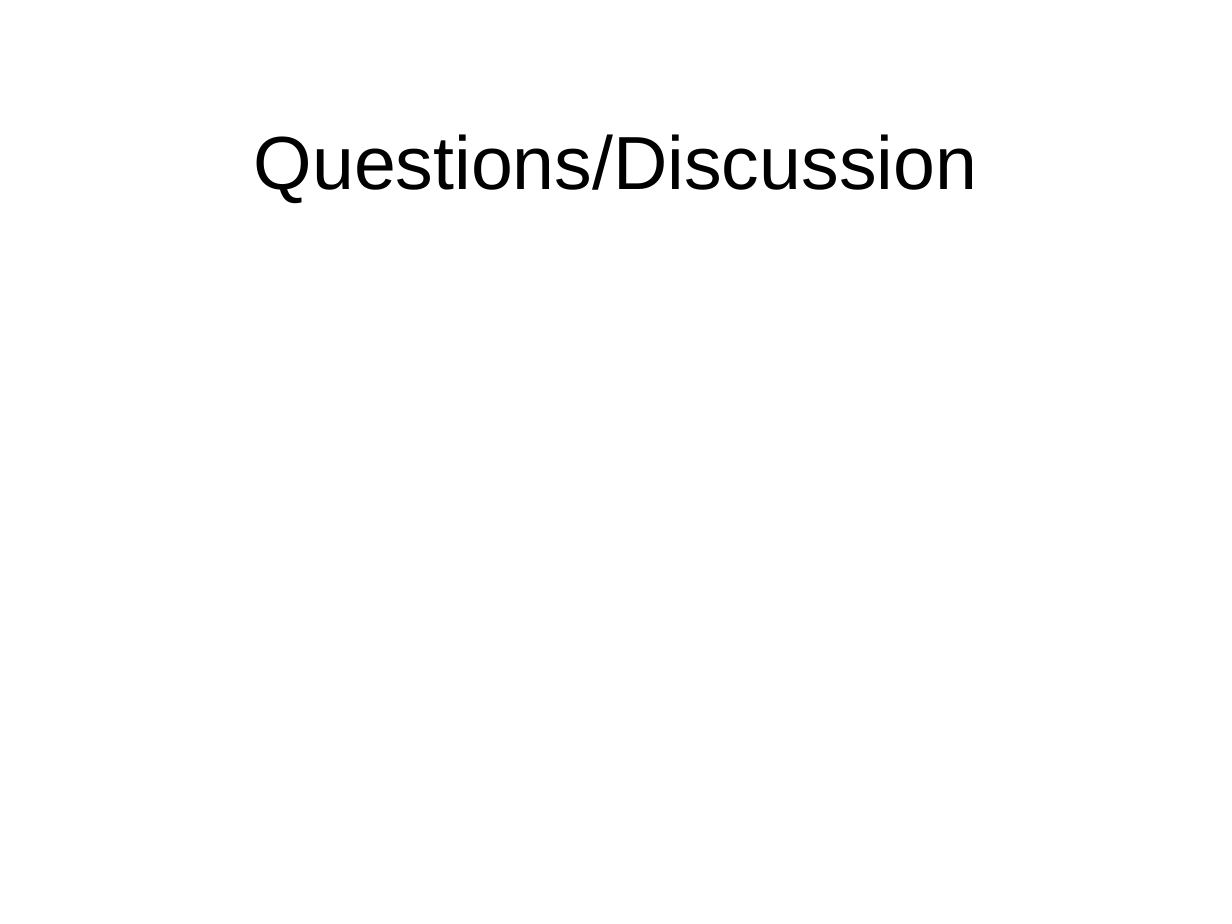
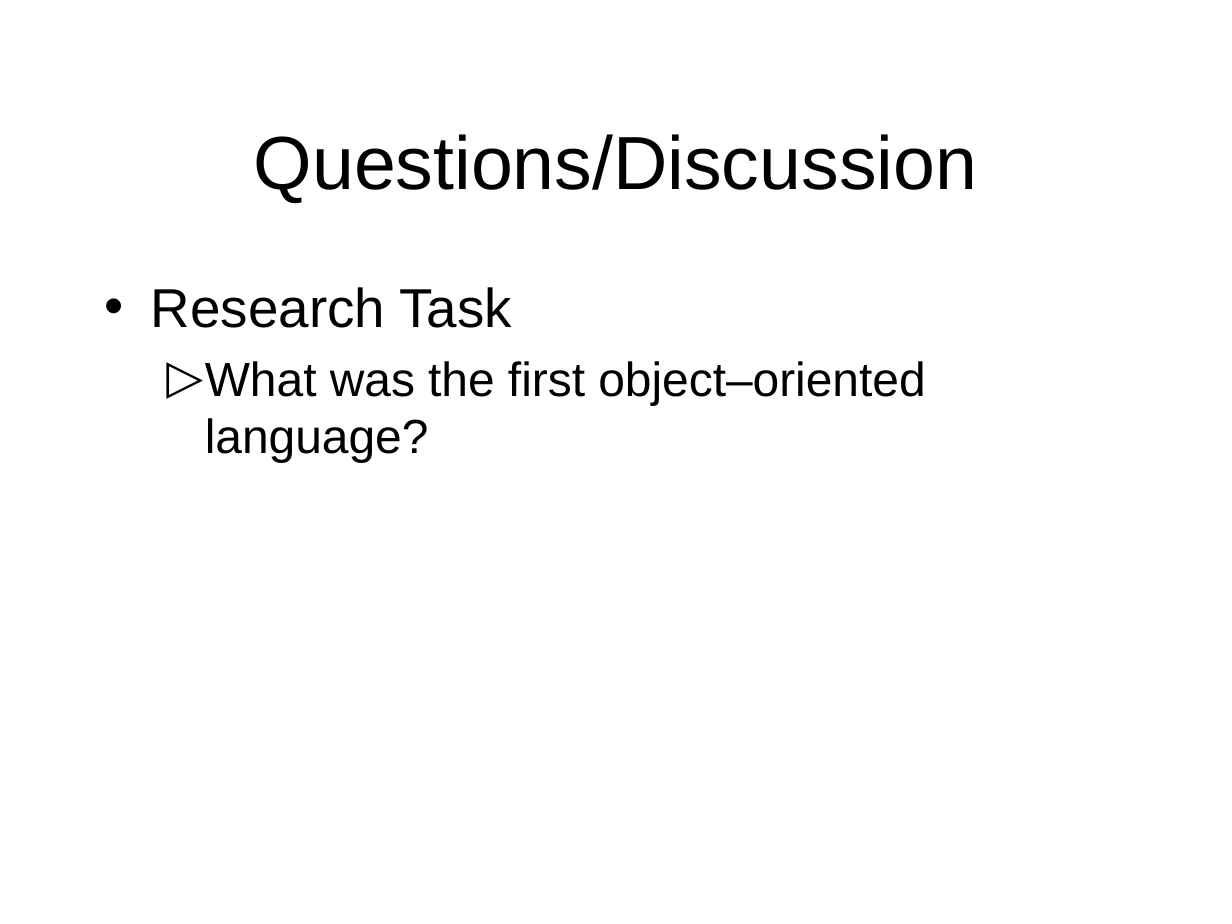
Before and after one commit to octaviordz/zjnu2017.github.io, a slide deck: slide 39 of OOAD/lectures/070--Notation.Part.2.pptx. Drawn at 1232x924 pixels with LibreOffice and Linux fonts; fonts in the diff are those of the drawing. Boxes give left, top, right and bottom in pixels: in the first picture for what was removed or moved away, otherwise in the second. Text is boxed around its words. In the diff, an @@ line names an element or a change of style, - is before the commit and + after.

```diff
--- a/OOAD/lectures/070--Notation.Part.2.pptx
+++ b/OOAD/lectures/070--Notation.Part.2.pptx
@@ text added at [151,287,925,462], 28 pt, text #000000 @@
+• Research Task
+  ▷ What was the first object–oriented language?
```
Also in this commit, not shown: 10 slides added.
